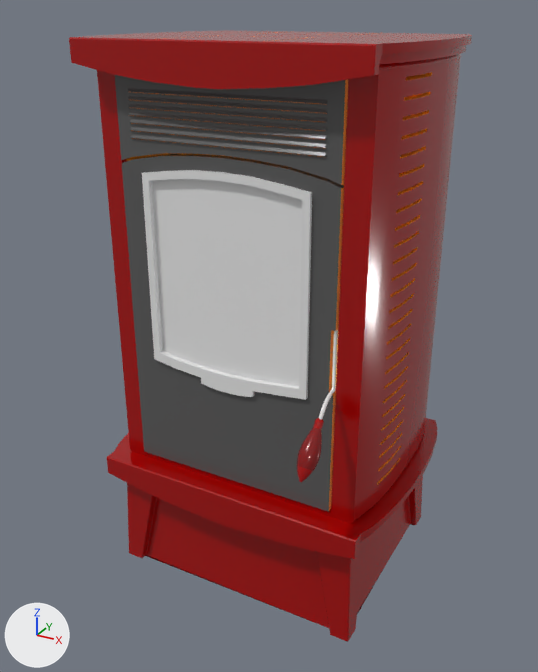
Two versions of the glTF model docs/models/stove/stove.glb, one commit apart.
Before and after are seen from a camera (50 mm lens) standing at (0.724, -1.323, 0.643) and looking at (0.0, -0.007, -0.015). Lighting does not change. The marker at lower left points along +X, +Y and +Z. Where no turn or scale is listed for an object, it has been applied to the vertices.

Before the edit, the objects in view are built like this:
```python
ob_cubo_1 = bpy.data.objects.new('Cubo_1', me_cubo_1)
ob_cubo_1.location = (0.248, 0.047, 0.101)
ob_fusion_pellet_stove = bpy.data.objects.new('fusion_pellet_stove', me_fusion_pellet_stove)
ob_fusion_pellet_stove.location = (0.0, 0.051, -0.595)
ob_object001 = bpy.data.objects.new('Object001', me_object001)
ob_object001.location = (0.0, 0.051, -0.595)
ob_object002 = bpy.data.objects.new('Object002', me_object002)
ob_object002.location = (0.0, 0.051, -0.595)
```
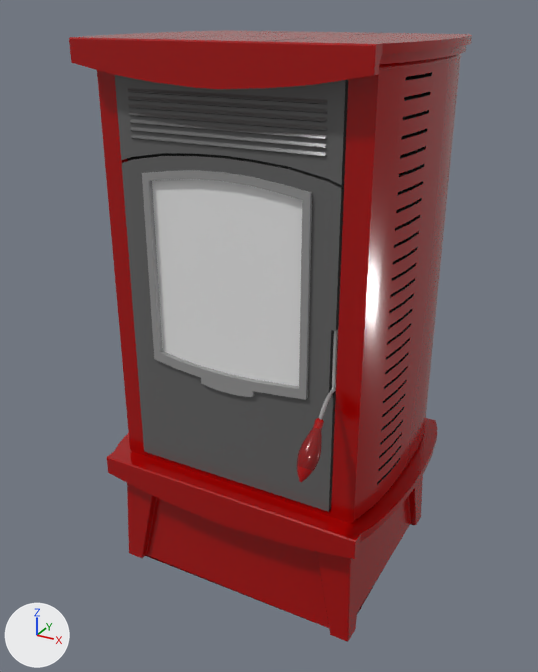
Pixel boxes (x1, y1, x2, y2) of what changed, in the pictures (538 x 672 px):
'fusion_pellet_stove', recoloured: (123, 31, 435, 514) in both
'Object001', recoloured: (123, 80, 348, 512) in both
'Cubo_1', deleted: before (336, 344, 338, 374)

Patch to the scene script:
```diff
--- a/docs/models/stove/stove.glb.py
+++ b/docs/models/stove/stove.glb.py
@@ mat_material__58 @@
 mat_material__58 = principled_material('Material #58')
-mat_material__58.base_color = (1.0, 0.282, 0.0)  # orange #ff9100
+mat_material__58.base_color = (0.0, 0.0, 0.0)  # black #000000
 mat_material__58.roughness = 0.702
@@ mat_material__56 @@
 mat_material__56 = principled_material('Material #56')
-mat_material__56.base_color = (0.8, 0.8, 0.8)  # white #e7e7e7
+mat_material__56.base_color = (0.294, 0.294, 0.294)  # grey #949494
 mat_material__56.roughness = 0.176
@@ ob_cubo_1 @@
-ob_cubo_1 = bpy.data.objects.new('Cubo_1', me_cubo_1)
-ob_cubo_1.location = (0.248, 0.047, 0.101)
```
